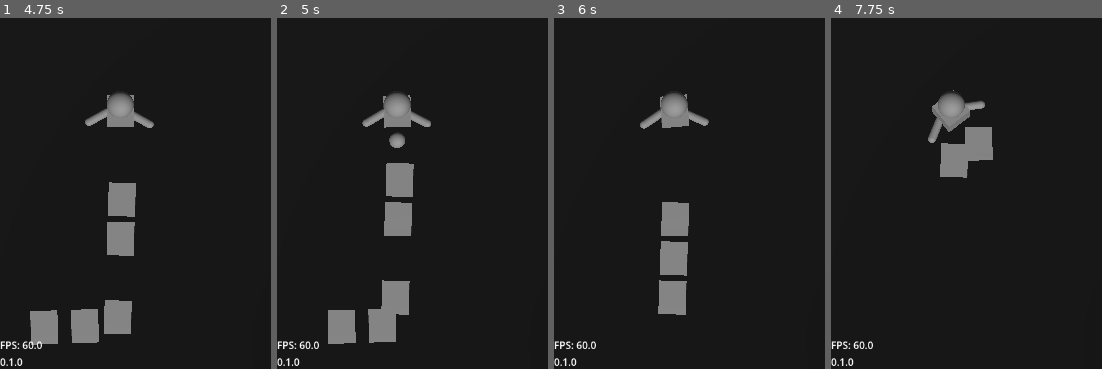
Above: before the commit, frames 1-4 (left to right).
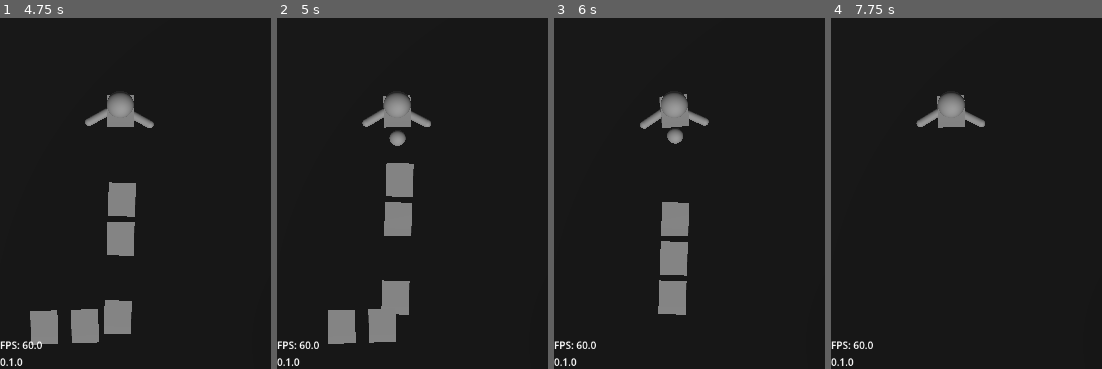
Above: after the commit, the same moments.

Repository: Grey-B/toy-defenders
Game: Godot game, scene res://src/core/main_game/main_game.tscn
Same seed, same stepped clock (60 frames per second), same inputs: the game is played once before the commit and once after it.
Inputs:
- Up to frame 1 (4.75 s): tap Enter at 0.5 s; tap I every 0.75 s from 0.6 to 4.35 s
- Up to frame 2 (5 s): no input
- Up to frame 3 (6 s): tap I at 5.1, 5.85 s
- Up to frame 4 (7.75 s): tap I at 6.6, 7.35 s

Frame 1 is identical in both runs. In frame 2, 0.1% of the frame differs, in the area x 41-48%, y 32-38%; in frame 3, 0.2%; in frame 4, 2.7%, in the area x 31-60%, y 20-46%.

Commit message:
Fixed tower continuing to attack indefinitely after no enemies were shown. Also changed wave points

Diff:
--- a/src/core/main_game/wave_spawner.gd
+++ b/src/core/main_game/wave_spawner.gd
@@ -18,7 +18,7 @@
 
 func generate_wave() -> void:
 	path = level.get_enemy_path()
-	wave_points = wave_count * 5
+	wave_points = 3 + wave_count * 2
 	cur_points = wave_points
 
 	## TODO: Make timer get smaller in larger waves
--- a/src/gameplay/towers/base_tower.gd
+++ b/src/gameplay/towers/base_tower.gd
@@ -43,6 +43,9 @@
 	if target != null:
 		body_model.look_at(target.global_position)
 		body_model.rotate_y(deg_to_rad(180))
+		if attack_timer.is_stopped():
+			attack_timer.start()
+			attack()
 
 
 func apply_modifiers() -> void:
@@ -129,5 +132,3 @@
 	attack_instance.pierce = pierce
 
 	entity_root.add_child(attack_instance)
-
-	attack_timer.start()
--- a/src/gameplay/towers/components/enemy_detection.gd
+++ b/src/gameplay/towers/components/enemy_detection.gd
@@ -8,8 +8,6 @@
 
 func _on_area_3d_area_entered(area: Area3D) -> void:
 	if area.get_parent() is BaseEnemy:
-		if tower.attack_timer.is_stopped():
-			tower.attack()
 		candidates.append(area.get_parent())
 
 
--- a/src/gameplay/towers/test_tower.tscn
+++ b/src/gameplay/towers/test_tower.tscn
@@ -24,6 +24,7 @@
 
 [node name="AttackTimer" type="Timer" parent="." unique_id=1029798597]
 unique_name_in_owner = true
+one_shot = true
 
 [node name="ProjectileSpawn" type="Marker3D" parent="." unique_id=865017584]
 unique_name_in_owner = true
